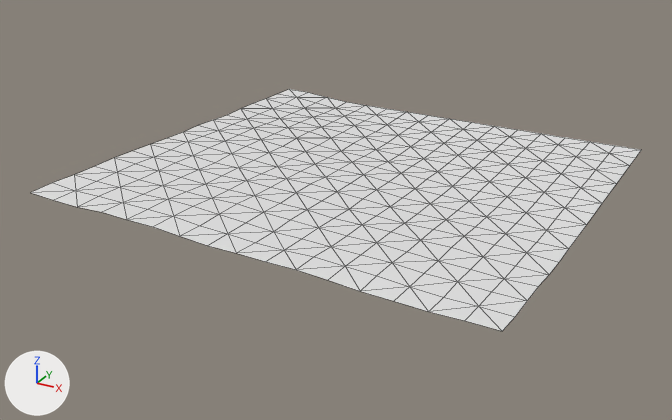
Renders of the OBJ model assets/maps/chunks/terrain_lod1_2_-5.obj from each side of a commit.
Camera for both pictures: a 50 mm camera at (432.5, 354.9, 88.4) aimed at (315.2, 568.1, -18.1). Every picture has the same lights, and +X, +Y and +Z are marked at lower left. The picture after the commit comes second. Mesh edges are drawn as thin lines. Where no turn or scale is listed for an object, it has been applied to the vertices.

The first picture shows 'terrain_lod1_2_-5'.
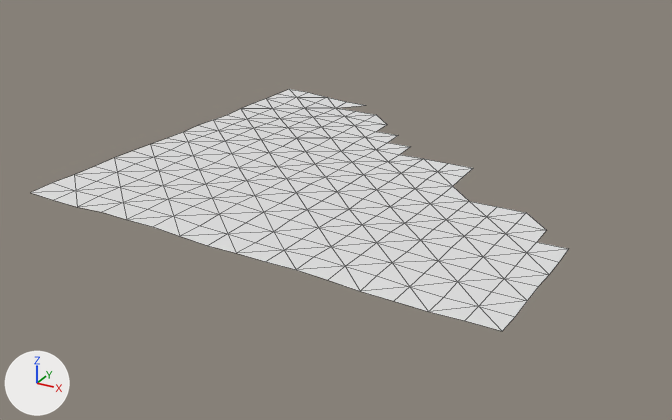
Location of each change, (x1, y1, x2, y2) in pixels of the pictures (672 x 420 px):
'terrain_lod1_2_-5', reshaped (12% narrower): before (31, 89, 641, 331); after (31, 89, 569, 331)
part 1 of me_terrain_lod1_2__5, deleted: before (339, 105, 641, 249)

Patch to the scene script:
```diff
--- a/assets/maps/chunks/terrain_lod1_2_-5.obj.py
+++ b/assets/maps/chunks/terrain_lod1_2_-5.obj.py
@@ me_terrain_lod1_2__5 @@
 # used by ob_terrain_lod1_2__5; location = (0.0, 0.0, 0.0)
-me_terrain_lod1_2__5.from_pydata(...)  # 289 vertices, 512 faces; spans x 256.0..384.0, y 512.0..640.0, z -10.8..-4.2
+me_terrain_lod1_2__5.from_pydata(...)  # 221 vertices, 378 faces; spans x 256.0..384.0, y 512.0..640.0, z -10.8..-4.2
+# me_terrain_lod1_2__5 part 1
+# 68 vertices are removed from x 296.0..384.0, y 568.0..640.0, z -10.8
+# 134 faces are deleted
```
